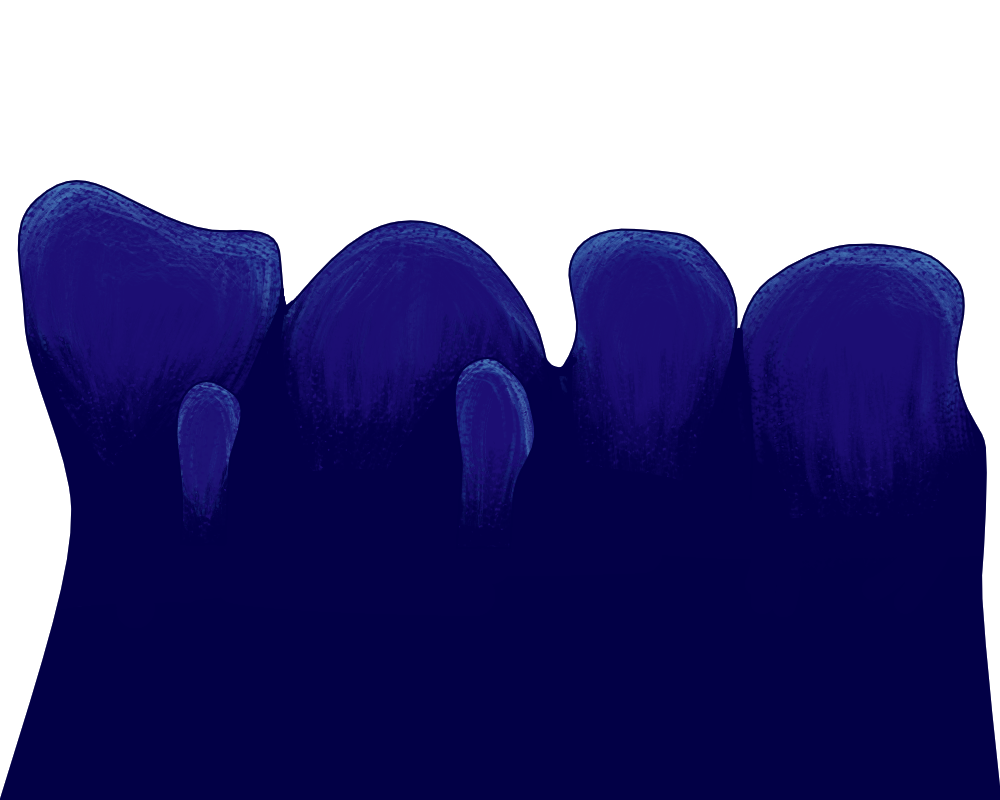
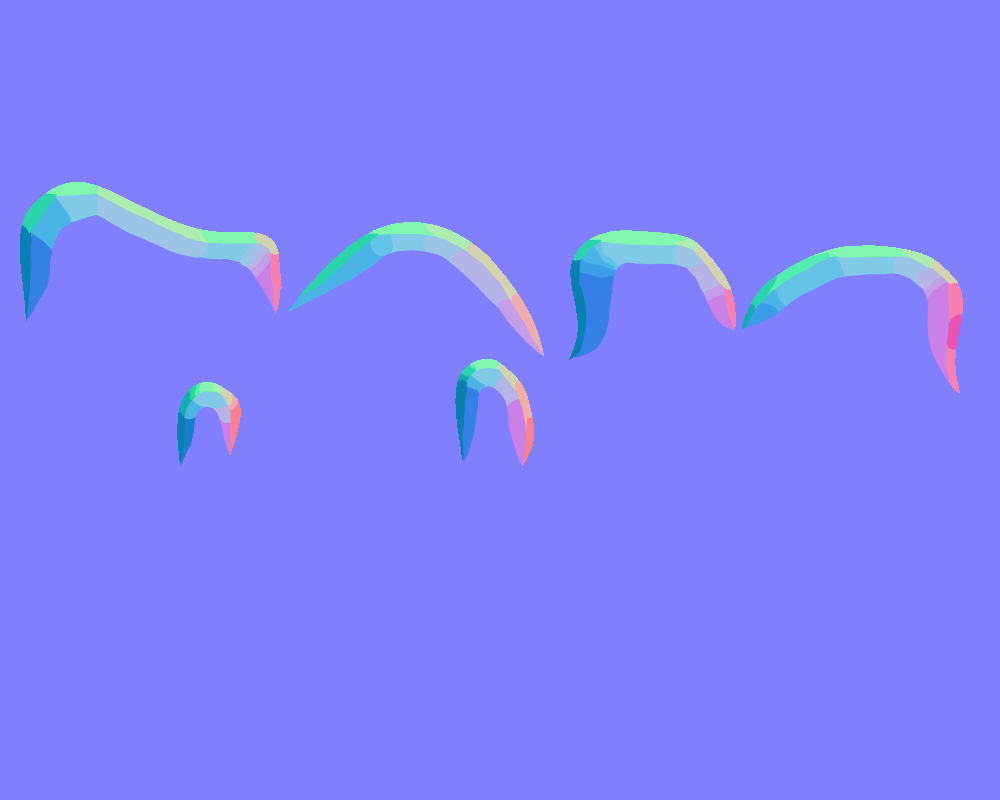
Two versions of the same layered image (1000×800). Layer-by-layer changes:
added layer "Normals" above "Normals2" over box(0, 128, 1000, 512)
added layer "Normals2" above "Normals bg" over box(0, 128, 1000, 512)
added layer "Normals bg" above "Warstwa 7(wklejone)" over box(0, 0, 1000, 800)
